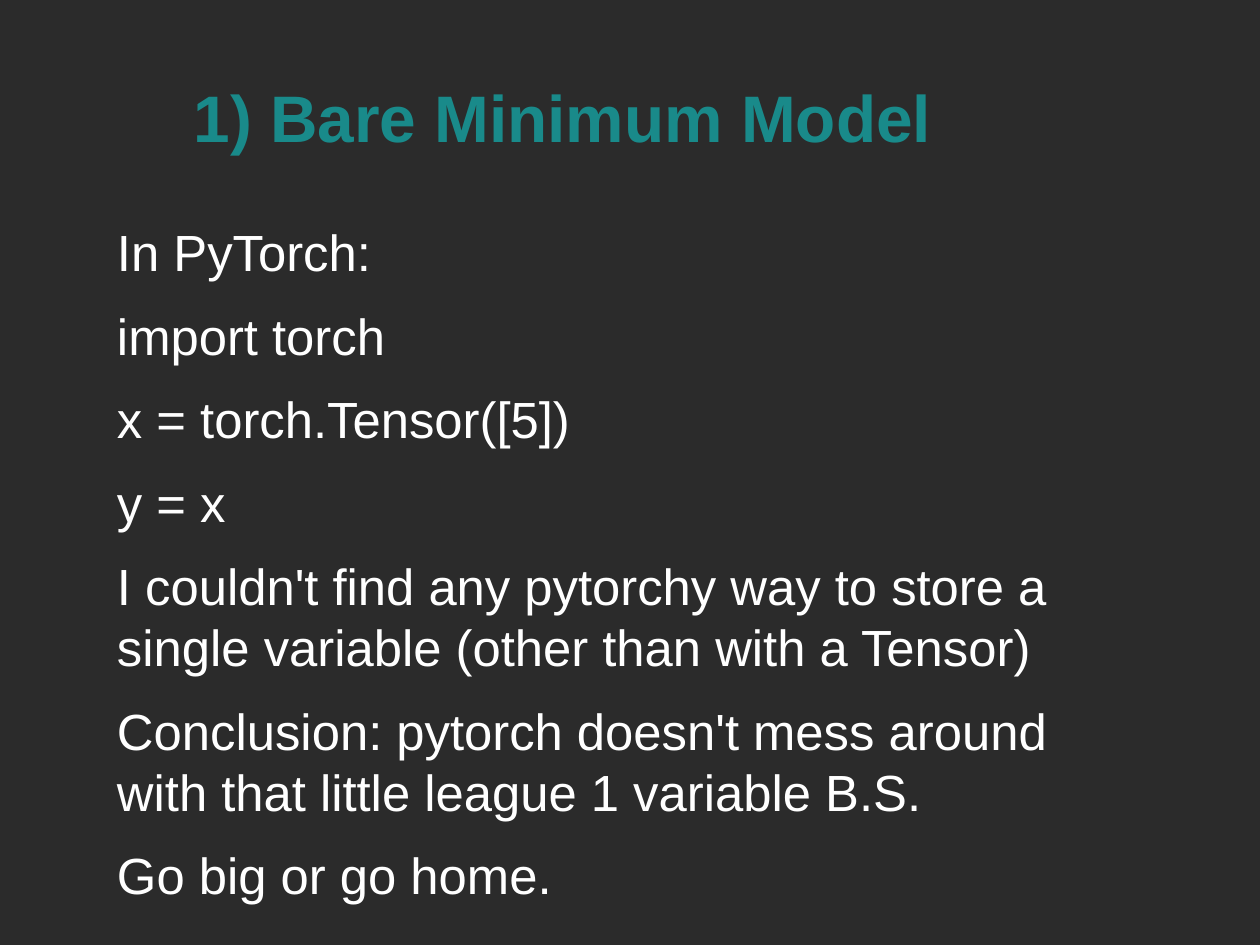
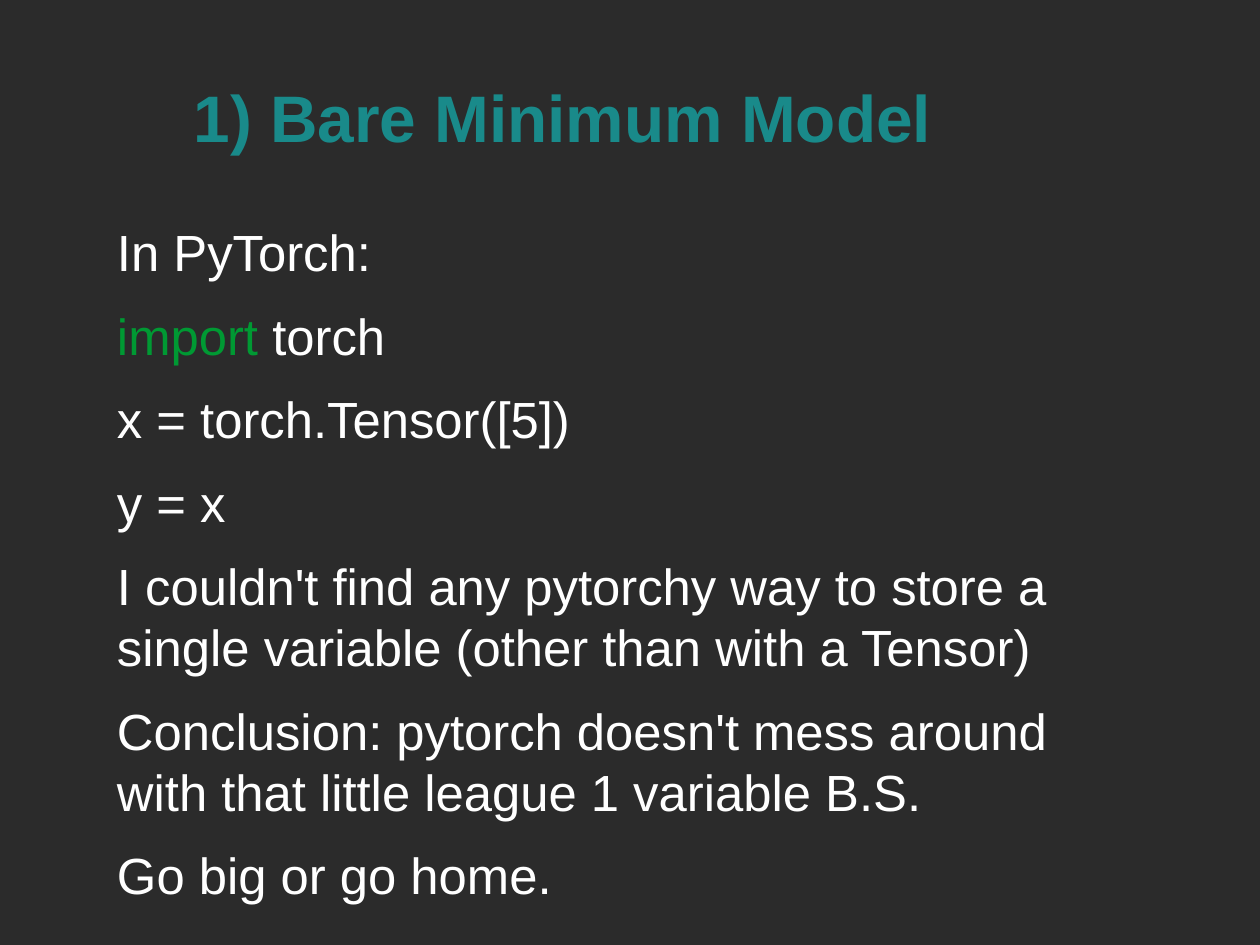
Before and after one commit to joshualmitchell/joshualmitchell.github.io, a slide deck: slide 4 of _posts/DL PyTorch Presentation.odp. Drawn at 1260x945 pixels with LibreOffice and Linux fonts; fonts in the diff are those of the drawing; background and template pictures are left out; a plain dark background stands for a picture behind light text. Boxes give left, top, right and bottom in pixels: in the first picture for what was removed or moved away, otherwise in the second. Text is boxed around its words. In the diff, an @@ line names an element or a change of style, - is before the commit and + after.

```diff
--- a/_posts/DL PyTorch Presentation.odp
+++ b/_posts/DL PyTorch Presentation.odp
@@ text at (117,318,385,365): text colour #FFFFFF to #009933 in "import" @@
```
Also in this commit, not shown: 2 other slides changed, 5 slides added, 1 slide removed, 1 other file.
